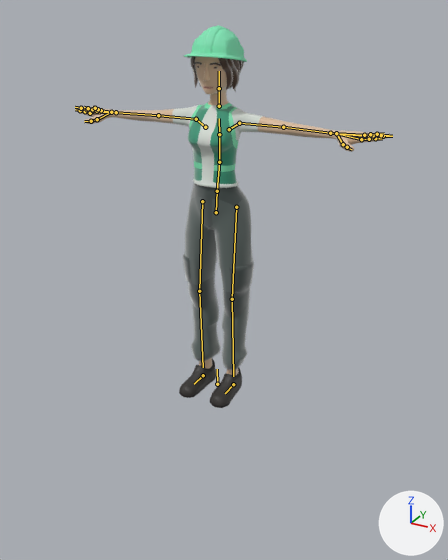
What one commit did to the glTF model assets/models/quaternius_operators/heron.glb.
Camera for both pictures: a 50 mm lens placed at (1.45, -2.64, 1.93), pointed at (0.21, -0.38, 0.8). Every picture has the same lights, and +X, +Y and +Z are marked at lower right. The picture after the commit comes second. The bones that change, and the others that lie on the model, are drawn over the model as lines.

Names of what the first picture shows: 'OperatorBody', 'OperatorFeet', 'OperatorHead', 'OperatorLegs'.
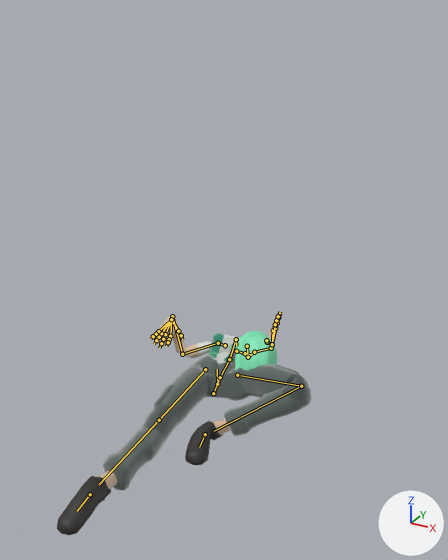
The newer file adds an action. The first version stands in its rest pose; the second is drawn at frame 1 of the action 'slide_exit'.

What differs and where, as boxes [x1, y1, x2, y2] in the pictures (448 x 560 px):
'OperatorLegs', posed (190% wider, 27% shorter): before [183, 183, 254, 370]; after [103, 355, 311, 491]
'OperatorBody', posed: before [76, 100, 391, 188]; after [151, 312, 281, 364]
'OperatorFeet', posed: before [179, 358, 242, 408]; after [57, 419, 230, 535]
'OperatorHead', posed: before [184, 25, 247, 101]; after [231, 331, 277, 371]
bone 'mixamorig:Hips', root to tip: before (216, 212) to (217, 191); after (213, 393) to (220, 377)
bone 'mixamorig:Spine', root to tip: before (217, 191) to (219, 162); after (220, 377) to (229, 359)
bone 'mixamorig:Spine1', root to tip: before (219, 162) to (219, 134); after (229, 359) to (236, 339)
bone 'mixamorig:Spine2', root to tip: before (219, 134) to (219, 118); after (236, 339) to (236, 346)
bone 'mixamorig:Neck', root to tip: before (219, 106) to (219, 88); after (236, 351) to (245, 353)
bone 'mixamorig:Head', root to tip: before (219, 88) to (219, 71); after (245, 353) to (251, 354)
bone 'mixamorig:LeftShoulder', root to tip: before (229, 129) to (239, 123); after (247, 346) to (248, 357)
bone 'mixamorig:LeftArm', root to tip: before (239, 123) to (283, 127); after (248, 357) to (254, 352)
bone 'mixamorig:LeftForeArm', root to tip: before (283, 127) to (330, 133); after (254, 352) to (271, 348)
bone 'mixamorig:LeftHand', root to tip: before (330, 133) to (336, 133); after (271, 348) to (272, 344)
bone 'mixamorig:RightShoulder', root to tip: before (205, 127) to (196, 119); after (225, 345) to (218, 343)
bone 'mixamorig:RightArm', root to tip: before (196, 119) to (158, 115); after (218, 343) to (182, 354)
bone 'mixamorig:RightForeArm', root to tip: before (158, 115) to (116, 112); after (182, 354) to (172, 316)
bone 'mixamorig:RightHand', root to tip: before (116, 112) to (111, 112); after (172, 316) to (171, 319)
bone 'mixamorig:LeftUpLeg', root to tip: before (236, 207) to (232, 299); after (237, 375) to (301, 386)
bone 'mixamorig:LeftLeg', root to tip: before (232, 299) to (233, 376); after (301, 386) to (214, 431)
bone 'mixamorig:RightUpLeg', root to tip: before (202, 201) to (199, 291); after (205, 369) to (159, 420)
bone 'mixamorig:RightLeg', root to tip: before (199, 291) to (203, 367); after (159, 420) to (99, 484)
bone 'mixamorig:LeftFoot', root to tip: before (233, 384) to (225, 393); after (205, 434) to (199, 447)
bone 'mixamorig:RightFoot', root to tip: before (203, 375) to (194, 384); after (90, 494) to (77, 511)

The change in detail:
Bone 'mixamorig:Hips' (bone_mixamorig_hips) moves from (0.0, 0.0, 0.0) to (0.022, -1.009, -0.062).
Bone 'mixamorig:Hips' (bone_mixamorig_hips) turns from (0, 0, 0) to (-55, 3, 6) degrees about its own x, y and z.
Bone 'mixamorig:Spine' (bone_mixamorig_spine) turns from (0, 0, 0) to (-8, 0, 1) degrees about its own x, y and z.
Bone 'mixamorig:Spine1' (bone_mixamorig_spine1) turns from (0, 0, 0) to (49, 15, -10) degrees about its own x, y and z.
Bone 'mixamorig:Spine2' (bone_mixamorig_spine2) turns from (0, 0, 0) to (102, 24, 17) degrees about its own x, y and z.
Bone 'mixamorig:Neck' (bone_mixamorig_neck) turns from (0, 0, 0) to (149, 3, 46) degrees about its own x, y and z.
Bone 'mixamorig:Head' (bone_mixamorig_head) turns from (0, 0, 0) to (173, -12, 65) degrees about its own x, y and z.
Bone 'mixamorig:LeftShoulder' (bone_mixamorig_leftshoulder) turns from (0, 0, 0) to (127, -10, 127) degrees about its own x, y and z.
Bone 'mixamorig:LeftArm' (bone_mixamorig_leftarm) turns from (0, 0, 0) to (72, -41, 87) degrees about its own x, y and z.
Bone 'mixamorig:LeftForeArm' (bone_mixamorig_leftforearm) turns from (0, 0, 0) to (38, -17, 170) degrees about its own x, y and z.
Bone 'mixamorig:LeftHand' (bone_mixamorig_lefthand) turns from (0, 0, 0) to (17, -18, -126) degrees about its own x, y and z.
Bone 'mixamorig:RightShoulder' (bone_mixamorig_rightshoulder) turns from (0, 0, 0) to (57, -150, 46) degrees about its own x, y and z.
Bone 'mixamorig:RightArm' (bone_mixamorig_rightarm) turns from (0, 0, 0) to (21, -158, -21) degrees about its own x, y and z.
Bone 'mixamorig:RightForeArm' (bone_mixamorig_rightforearm) turns from (0, 0, 0) to (9, 151, -93) degrees about its own x, y and z.
Bone 'mixamorig:RightHand' (bone_mixamorig_righthand) turns from (0, 0, 0) to (-131, 37, 39) degrees about its own x, y and z.
Bone 'mixamorig:LeftUpLeg' (bone_mixamorig_leftupleg) moves from (0.0, 0.0, 0.0) to (0.017, 0.953, 0.08).
Bone 'mixamorig:LeftUpLeg' (bone_mixamorig_leftupleg) turns from (0, 0, 0) to (-99, -70, -8) degrees about its own x, y and z.
Bone 'mixamorig:LeftLeg' (bone_mixamorig_leftleg) turns from (0, 0, 0) to (21, -15, 117) degrees about its own x, y and z.
Bone 'mixamorig:RightUpLeg' (bone_mixamorig_rightupleg) moves from (0.0, 0.0, 0.0) to (0.019, 0.967, 0.064).
Bone 'mixamorig:RightUpLeg' (bone_mixamorig_rightupleg) turns from (0, 0, 0) to (-82, -1, -4) degrees about its own x, y and z.
Bone 'mixamorig:RightLeg' (bone_mixamorig_rightleg) turns from (0, 0, 0) to (-7, -2, 0) degrees about its own x, y and z.
Bone 'mixamorig:LeftFoot' (bone_mixamorig_leftfoot) moves from (0.0, 0.0, 0.0) to (0.081, 0.451, 0.006).
Bone 'mixamorig:LeftFoot' (bone_mixamorig_leftfoot) turns from (0, 0, 0) to (-2, 0, -16) degrees about its own x, y and z.
Bone 'mixamorig:RightFoot' (bone_mixamorig_rightfoot) moves from (0.0, 0.0, 0.0) to (0.04, 1.029, 0.022).
Bone 'mixamorig:RightFoot' (bone_mixamorig_rightfoot) turns from (0, 0, 0) to (3, 0, -8) degrees about its own x, y and z.
